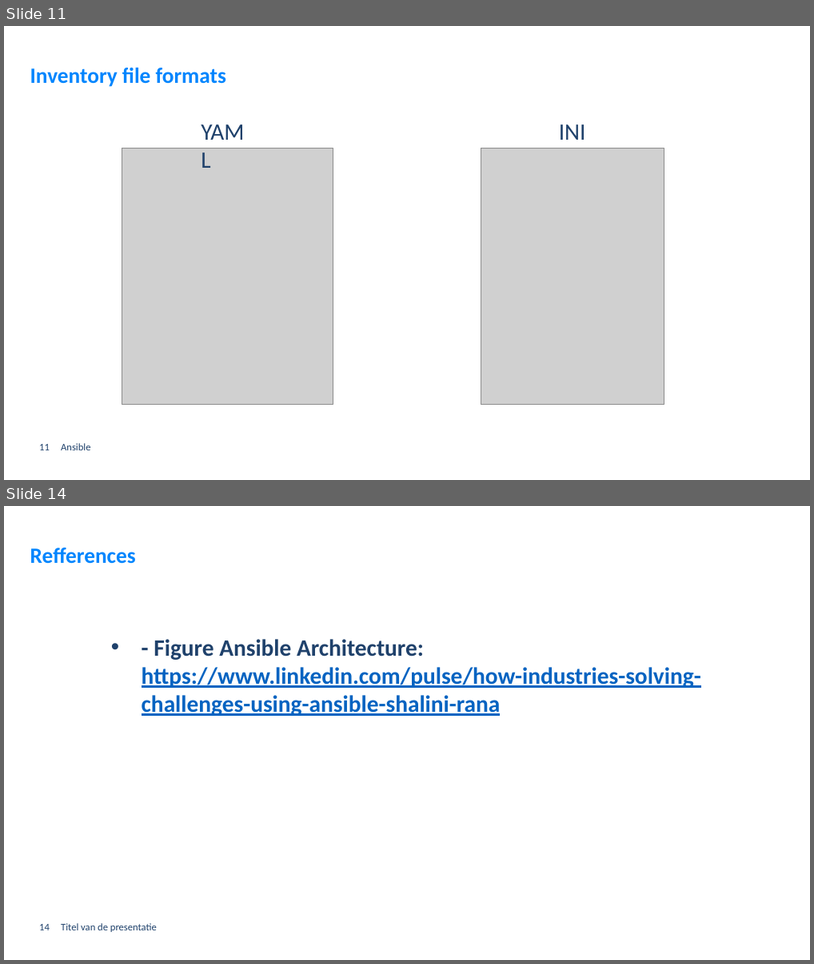
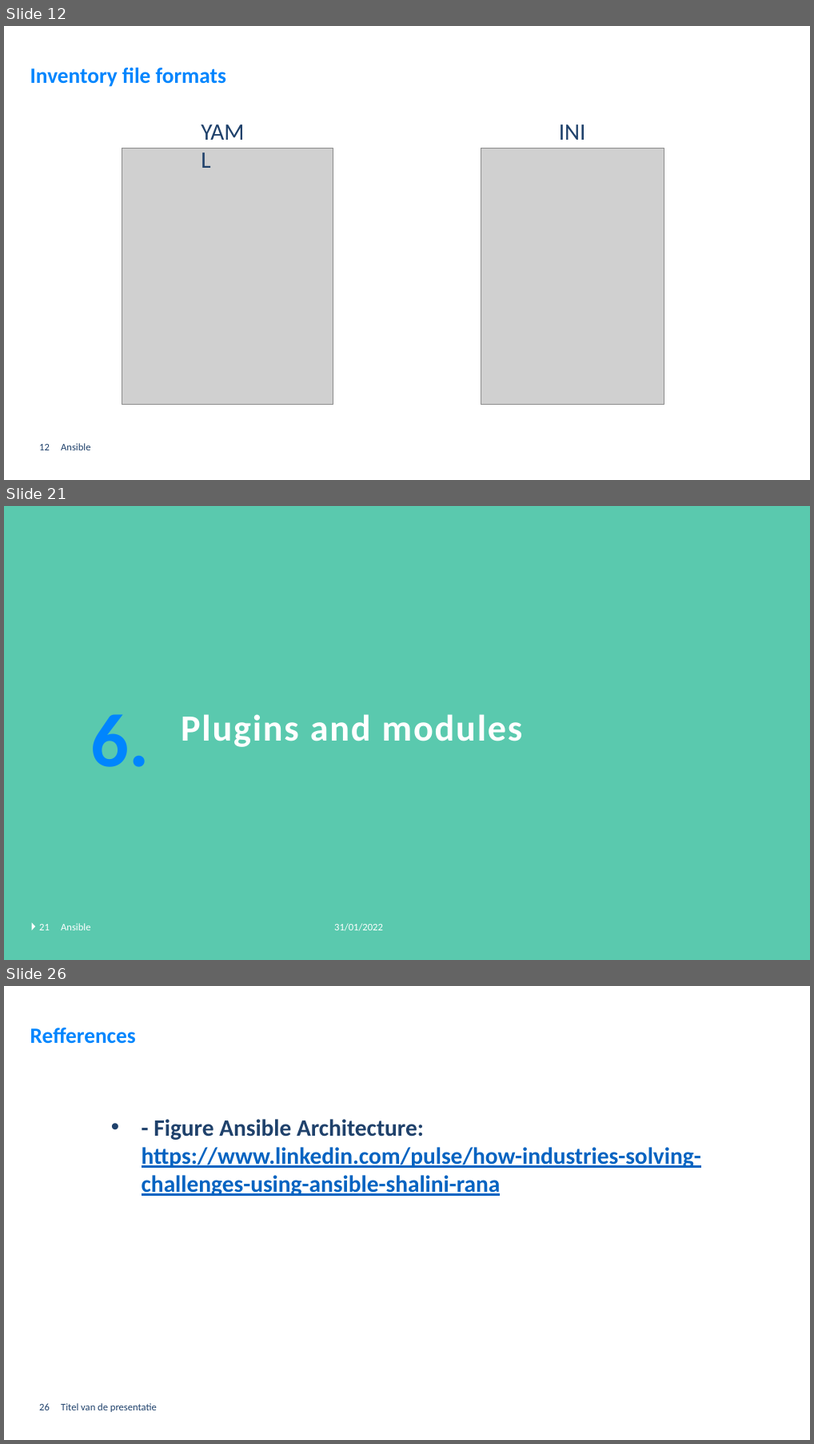
Before and after one commit to GerritVanMol/Ansible_Introduction-21_22, a slide deck: Documents/Ansible_BasicsAndHowToGetStarted.pptx. Shown one above the other, each under a label of ours: slides 11 and 14 before the commit, slides 12, 21 and 26 after it; the slides between them are not shown. The pictures are 814x964 and 814x1444 pixels, drawn with LibreOffice and Linux fonts; fonts in the diff are those of the drawing; grey boxes stand for pictures; background and template pictures are left out. Boxes give left, top, right and bottom in pixels: in the first picture for what was removed or moved away, otherwise in the second. Text is boxed around its words. In the diff, an @@ line names an element or a change of style, - is before the commit and + after.

Commit message:
update Ansible ppt

```diff
--- a/Documents/Ansible_BasicsAndHowToGetStarted.pptx
+++ b/Documents/Ansible_BasicsAndHowToGetStarted.pptx
@@ slide 21 added at [4, 506, 810, 960], background #5AC9AE @@
@@ text added at [90, 714, 149, 767], 90 pt, text #0085FE, bold @@
+6.
@@ title added at [181, 714, 523, 747], 44 pt, text #FFFFFF, bold @@
+Plugins and modules
@@ triangle added at [31, 923, 35, 930], fill #FFFFFF @@
@@ page number added at [39, 924, 50, 930], 12 pt, text #FFFFFF @@
+21
@@ text added at [61, 923, 90, 930], 12 pt, text #FFFFFF @@
+Ansible
@@ text added at [334, 923, 383, 931], 12 pt, text #FFFFFF @@
+31/01/2022
@@ what was slide 11 is now slide 12 @@
@@ page number at [39, 444, 50, 450]: text changed @@
-11
+12
@@ what was slide 14 is now slide 26 @@
@@ page number at [39, 1403, 50, 1410]: text changed @@
-14
+26
```
Also in this commit, not shown: 7 slides changed, 11 other slides added, 1 other file.
